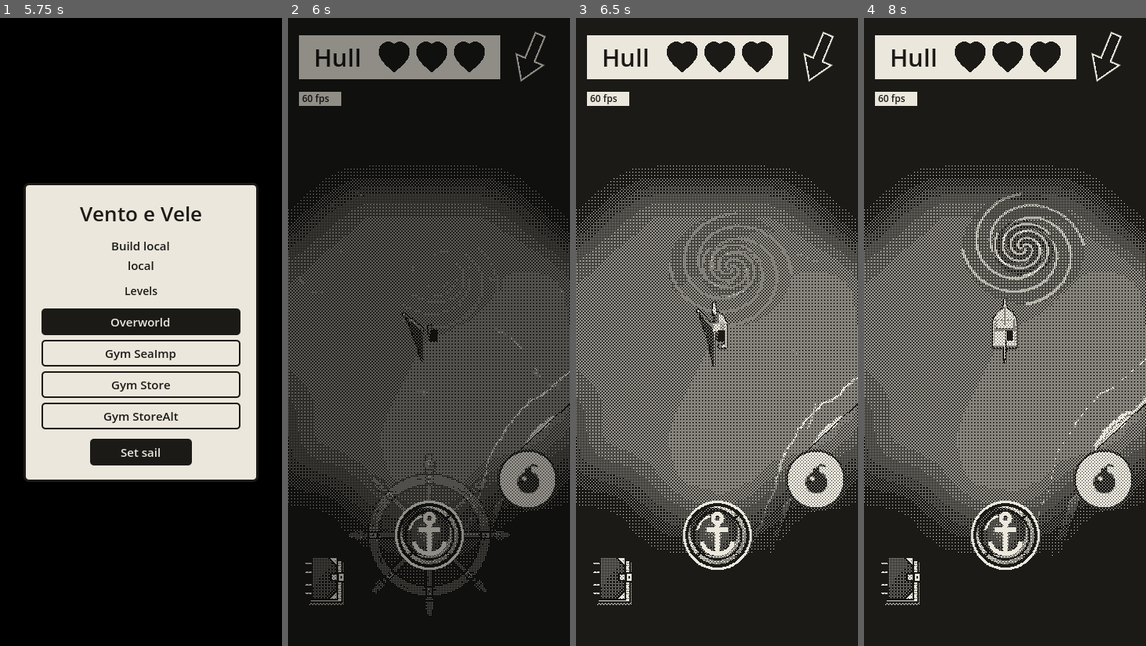
Above: before the commit, frames 1-4 (left to right).
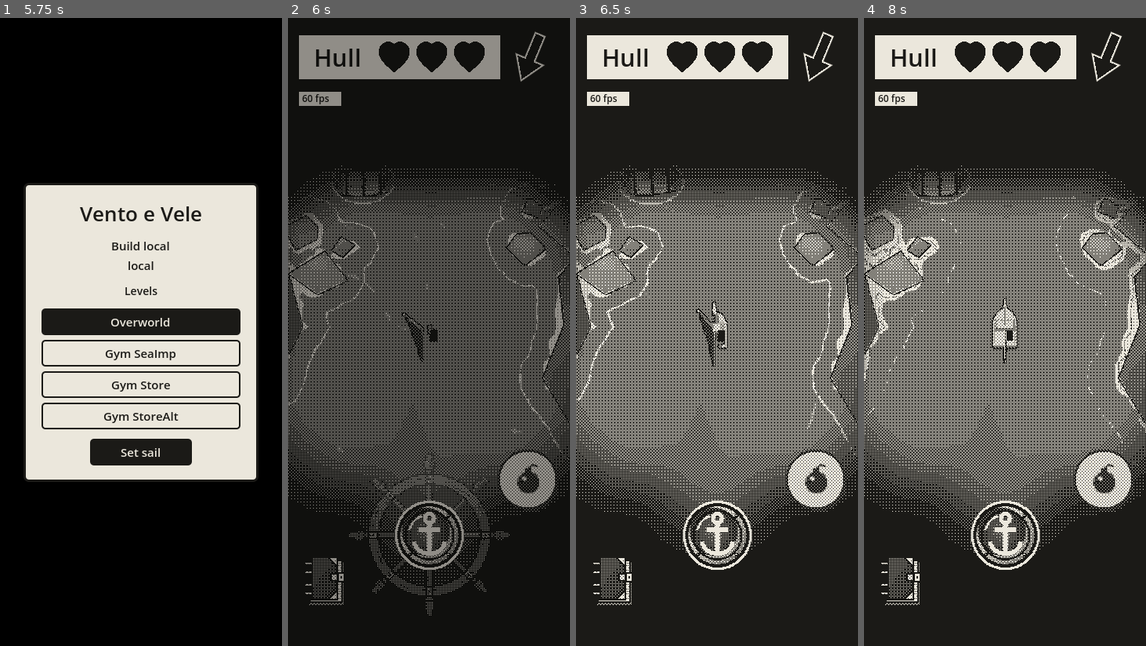
Above: after the commit, the same moments.

Repository: EnricoLabarile/Sail
Game: Godot game, scene res://Assets/Scenes/Overworld.tscn
Two runs of this game, one before a commit and one after it. Both use one fixed random seed, a clock stepped at 60 frames per second and the inputs below.
Inputs (mouse positions are in pixels of both pictures, inside the frame that each line leads up to):
- Up to frame 1 (5.75 s): click "Overworld" at 0.5 s; click "Gym SeaImp" at 1.25 s; click "Overworld" at 2 s; click "Gym Store" at 2.75 s; click "Overworld" at 3.5 s; click "Gym StoreAlt" at 4.25 s; click "Overworld" at 5 s
- Up to frame 2 (6 s): click "Set sail" at 5.75 s
- Up to frame 3 (6.5 s): no input
- Up to frame 4 (8 s): tap Enter (ui_accept) at 6.5, 6.77 s; move the mouse to (1067, 300) at 6.52 s; hold Right (ui_right) 6.53-7.25 s; click (1067, 300) at 6.67 s; drag from (948, 363) to (990, 457) at 7.27 s

Frame 1 is identical in both runs. In frame 2, 3.6% of the frame differs, in the area x 0-100%, y 23-88%; in frame 3, 3.9%; in frame 4, 4.8%, in the area x 0-100%, y 23-86%.

Commit message:
Adjust barrel and cloud sizes
Increase the barrel’s collision radius and picture scale, shrink clouds, reposition the Overworld boat, and move the two-bomb barrel closer to the starting area.

Diff:
--- a/Assets/Items/barrel/barrel.gd
+++ b/Assets/Items/barrel/barrel.gd
@@ -18,7 +18,7 @@
 ## What's inside (drag a .tres from Assets/Inventory/items here). Empty = the barrel breaks and leaves nothing.
 @export var contents: ItemData
 @export var count := 1              # how many of it
-@export var radius := 1.6           # metres: how close her middle can come to its middle (its size as a collider)
+@export var radius := 3           # metres: how close her middle can come to its middle (its size as a collider)
 @export var push_fade := 3.5        # how quickly the barrel's push dies away (higher = it stops sooner)
 
 var push := Vector3.ZERO            # the barrel's own push (m/s, on the sea), after she ran into it; fades away
--- a/Assets/Items/barrel/barrel.tscn
+++ b/Assets/Items/barrel/barrel.tscn
@@ -1,8 +1,8 @@
-[gd_scene format=3]
+[gd_scene format=3 uid="uid://d0sdk8o8wvfxe"]
 
-[ext_resource type="Script" path="res://Assets/Items/barrel/barrel.gd" id="1_barrel"]
-[ext_resource type="Shader" path="res://Assets/Items/barrel/barrel.gdshader" id="2_shader"]
-[ext_resource type="Texture2D" path="res://Assets/Items/barrel/barrel.png" id="3_picture"]
+[ext_resource type="Script" uid="uid://dv5cj2skoqr2r" path="res://Assets/Items/barrel/barrel.gd" id="1_barrel"]
+[ext_resource type="Shader" uid="uid://c3by8qdnwmb0o" path="res://Assets/Items/barrel/barrel.gdshader" id="2_shader"]
+[ext_resource type="Texture2D" uid="uid://cviunct7yqyi" path="res://Assets/Items/barrel/barrel.png" id="3_picture"]
 
 [sub_resource type="ShaderMaterial" id="Mat_barrel"]
 render_priority = 2
@@ -22,19 +22,20 @@
 height = 4.0
 radius = 4.5
 
-[node name="Barrel" type="Node3D"]
+[node name="Barrel" type="Node3D" unique_id=1639547901]
 script = ExtResource("1_barrel")
+radius = 3.0
 
-[node name="Picture" type="MeshInstance3D" parent="."]
-transform = Transform3D(1, 0, 0, 0, 1, 0, 0, 0, 1, 0, 0.1, 0)
+[node name="Picture" type="MeshInstance3D" parent="." unique_id=594974973]
+transform = Transform3D(2.5821686, 0, 0, 0, 1, 0, 0, 0, 2.5821686, 0, 0.1, 0)
+material_override = SubResource("Mat_barrel")
 cast_shadow = 0
 mesh = SubResource("Mesh_barrel")
-material_override = SubResource("Mat_barrel")
 
-[node name="Sensor" type="Area3D" parent="."]
+[node name="Sensor" type="Area3D" parent="." unique_id=669708140]
 collision_layer = 0
 collision_mask = 8
 monitorable = false
 
-[node name="Shape" type="CollisionShape3D" parent="Sensor"]
+[node name="Shape" type="CollisionShape3D" parent="Sensor" unique_id=1923794267]
 shape = SubResource("Shape_sensor")
--- a/Assets/Landscape/clouds/clouds.gd
+++ b/Assets/Landscape/clouds/clouds.gd
@@ -13,8 +13,8 @@
 
 @export var cloud_textures: Array[Texture2D] = []   # the pictures: the clouds use them in turn
 @export var cloud_count := 256       # how many clouds over the whole map (64 when it was half as wide)
-@export var size_min := 25         # metres: the smallest cloud, a side…
-@export var size_max := 30.0         # …and the biggest
+@export var size_min := 10         # metres: the smallest cloud, a side…
+@export var size_max := 15         # …and the biggest
 @export var height := 35.0           # metres above the sea
 @export var speed := 1            # metres a second they drift downwind
 @export var clear_radius := 80.0     # metres round the boat with no clouds at the start
--- a/Assets/Scenes/Overworld.tscn
+++ b/Assets/Scenes/Overworld.tscn
@@ -43,7 +43,7 @@
 land_roots = Array[NodePath]([NodePath("../../Gameplay/Islands"), NodePath("../Coast")])
 
 [node name="Boat" parent="Core" unique_id=1762906152 instance=ExtResource("2_boat")]
-transform = Transform3D(1, 0, 0, 0, 1, 0, 0, 0, 1, -131.20982, -0.043405533, 1.083374)
+transform = Transform3D(1, 0, 0, 0, 1, 0, 0, 0, 1, 0.4081421, -0.043405533, -13.855667)
 
 [node name="Sea" parent="Core" unique_id=1750240136 instance=ExtResource("1_sea")]
 transform = Transform3D(1, 0, 0, 0, 1, 0, 0, 0, 1, 0.26995945, 0.0868597, -0.12084007)
@@ -212,6 +212,13 @@
 Fish hide, and something burns in the water at night.", "Mind the patches of dark water.
 Not all of them are fish."])
 
+[node name="Barrels" type="Node3D" parent="Gameplay" unique_id=1915003965]
+
+[node name="Barrel" parent="Gameplay/Barrels" unique_id=431411337 instance=ExtResource("37_barrel")]
+transform = Transform3D(1, 0, 0, 0, 1, 0, 0, 0, 1, -8.385603, 0, -35.2494)
+contents = ExtResource("38_bomb_item")
+count = 2
+
 [node name="UI and PostProcess" type="Node" parent="." unique_id=58599448]
 
 [node name="StartScreen" parent="UI and PostProcess" unique_id=2112618694 instance=ExtResource("7_start")]
@@ -234,10 +241,3 @@
 [node name="BombButton" parent="UI and PostProcess" unique_id=1236485803 instance=ExtResource("24_bomb_button")]
 
 [node name="Health" parent="UI and PostProcess" unique_id=914720043 instance=ExtResource("25_health")]
-
-[node name="Barrels" type="Node3D" parent="Gameplay"]
-
-[node name="Barrel" parent="Gameplay/Barrels" instance=ExtResource("37_barrel")]
-transform = Transform3D(1, 0, 0, 0, 1, 0, 0, 0, 1, -4, 0, -56)
-contents = ExtResource("38_bomb_item")
-count = 2
